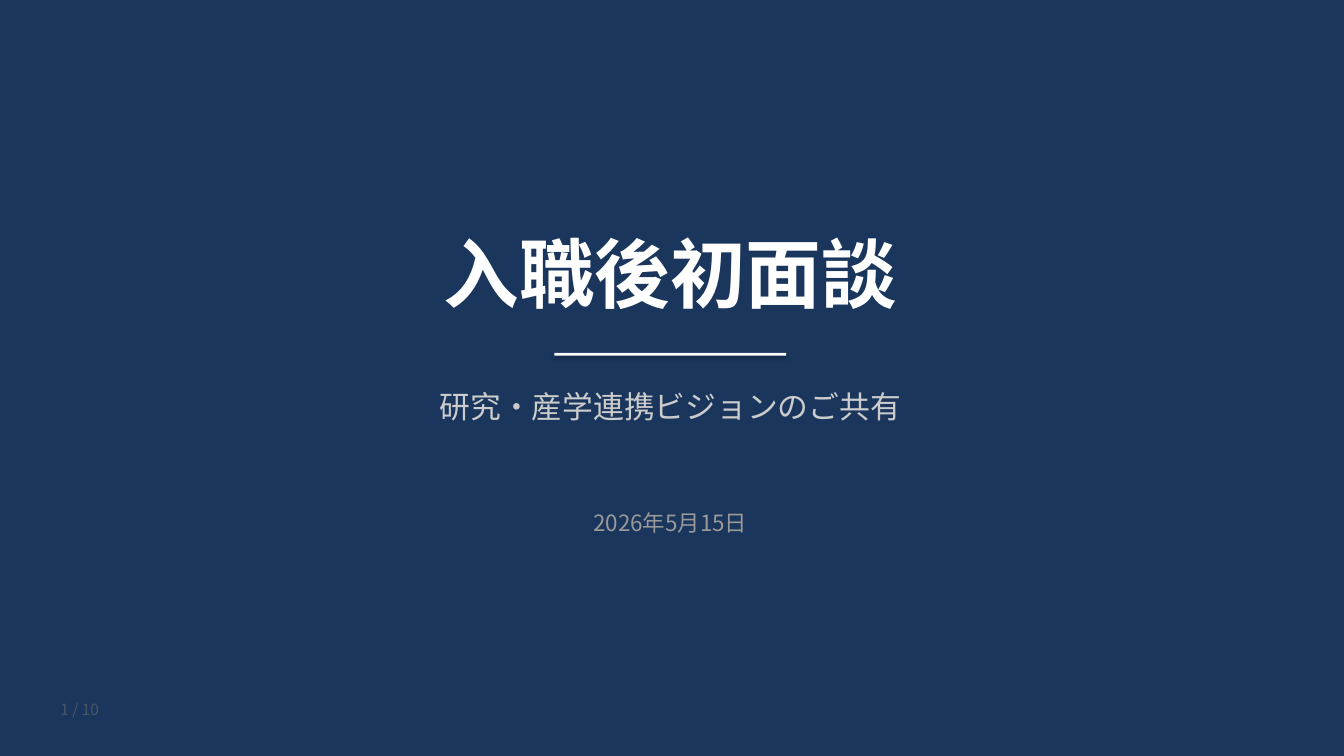
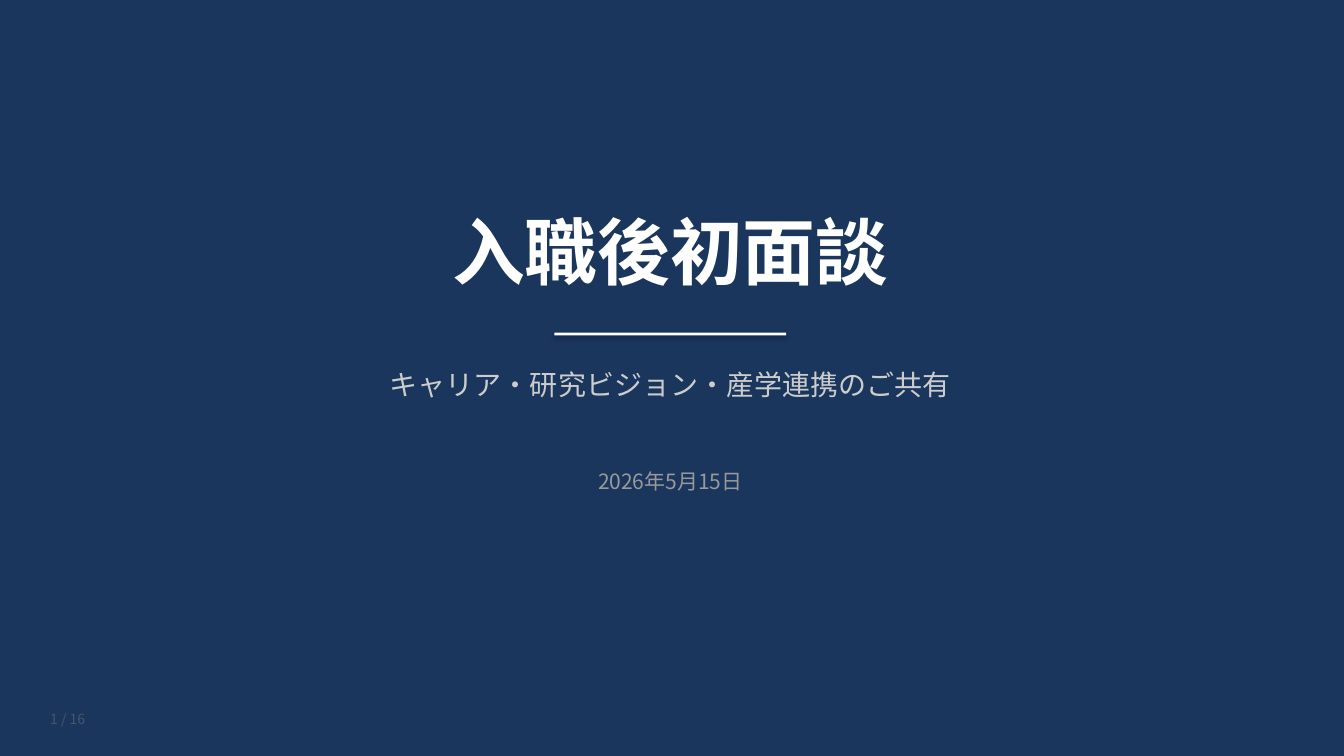
Before and after one commit to bougtoir/heat-accidents-mortality, a slide deck: slide 1 of meeting-slides/meeting_slides.pptx. Drawn at 1344x756 pixels with LibreOffice and Linux fonts; fonts in the diff are those of the drawing. Boxes give left, top, right and bottom in pixels: in the first picture for what was removed or moved away, otherwise in the second. Text is boxed around its words. In the diff, an @@ line names an element or a change of style, - is before the commit and + after.

```diff
--- a/meeting-slides/meeting_slides.pptx
+++ b/meeting-slides/meeting_slides.pptx
@@ text "入職後初面談": place and size @@
-text "入職後初面談" at (443,237,897,309)
+text "入職後初面談" at (452,217,888,286)
@@ text "入職後初面談" at (452,217,888,286): size 54 to 52 pt @@
@@ rectangle: place and size @@
-rectangle at (555,353,786,356)
+rectangle at (555,333,786,336)
@@ text at (390,371,951,398): text changed; size 22 to 20 pt @@
-研究・産学連携ビジョンのご共有
+キャリア・研究ビジョン・産学連携のご共有
@@ text "2026年5月15日": place and size @@
-text "2026年5月15日" at (593,512,747,533)
+text "2026年5月15日" at (598,471,743,491)
@@ text "2026年5月15日" at (598,471,743,491): size 16 to 15 pt @@
```
Also in this commit, not shown: 4 other slides changed, 11 slides added, 5 slides removed, 5 other files.
